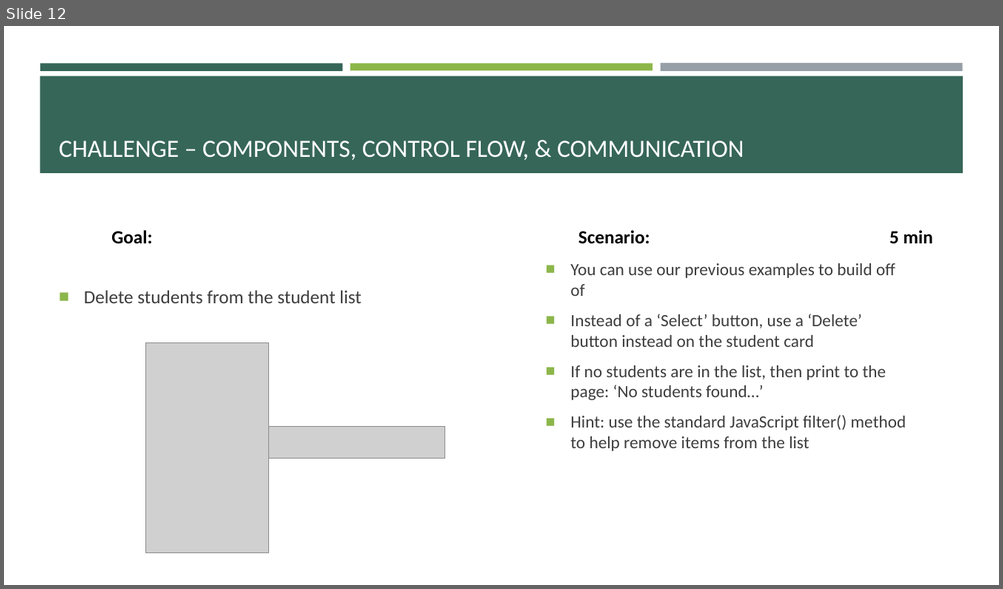
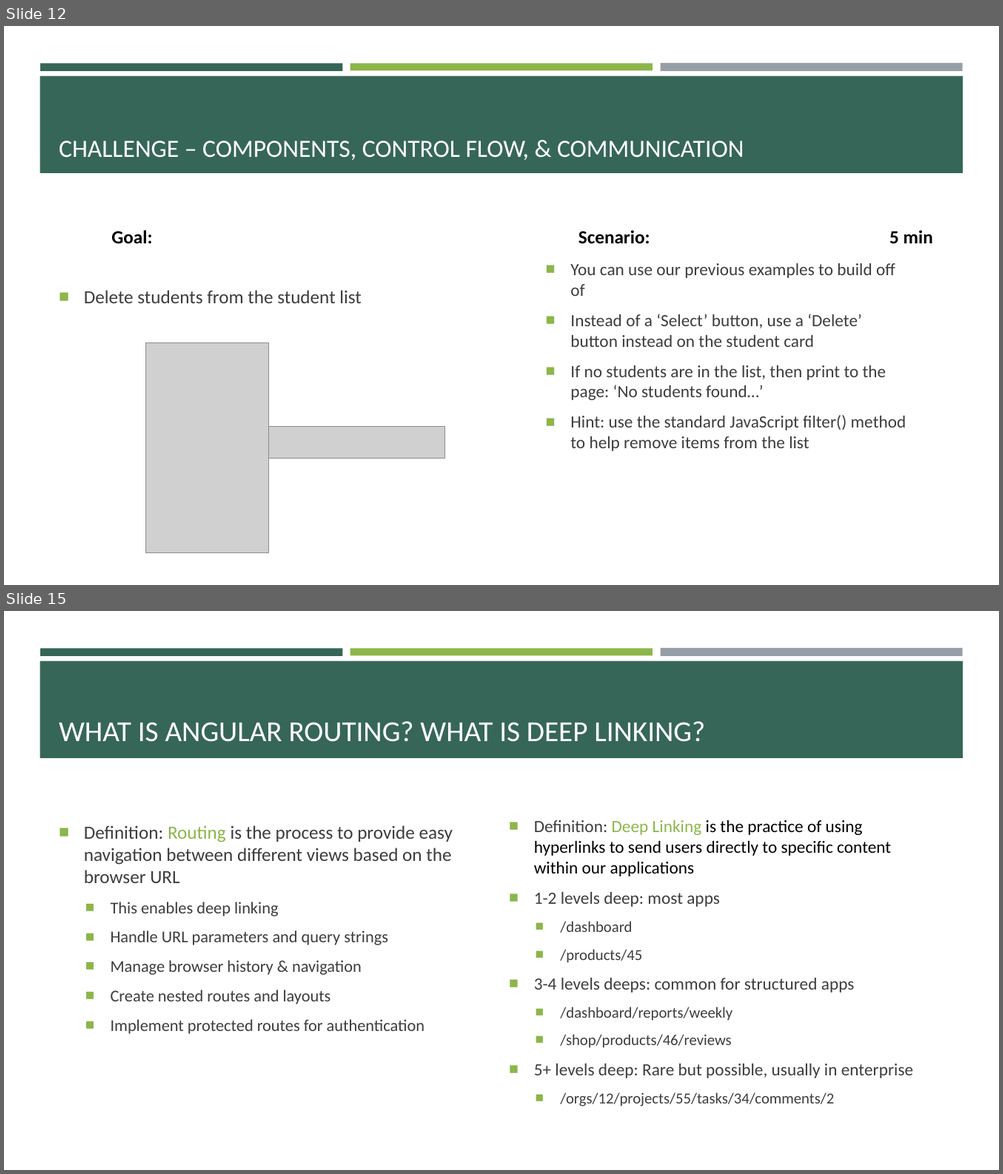
Before and after one commit to e-m-wilson/java-fs, a slide deck: Week_7/Angular.pptx. Shown one above the other, each under a label of ours: slide 12 before the commit, slides 12 and 15 after it; the slides between them are not shown. The pictures are 1003x589 and 1003x1174 pixels, drawn with LibreOffice and Linux fonts; fonts in the diff are those of the drawing; grey boxes stand for pictures. Boxes give left, top, right and bottom in pixels: in the first picture for what was removed or moved away, otherwise in the second. Text is boxed around its words. In the diff, an @@ line names an element or a change of style, - is before the commit and + after.

```diff
--- a/Week_7/Angular.pptx
+++ b/Week_7/Angular.pptx
@@ slide 15 added at [4,611,999,1170], background #FFFFFF; not listed: 4 template elements that a slide beside it also shows @@
@@ title added at [59,721,705,742], 28 pt, text #FFFFFF @@
+WHAT IS ANGULAR ROUTING? WHAT IS DEEP LINKING?
@@ text added at [84,826,452,1034], 16 pt, text #3D3D3D @@
+■ Definition: Routing is the process to provide easy navigation between different views based on the browser URL
+  ■ This enables deep linking
+  ■ Handle URL parameters and query strings
+  ■ Manage browser history & navigation
+  ■ Create nested routes and layouts
+  ■ Implement protected routes for authentication
@@ text added at [534,820,913,1107], 16.6 pt, text #3D3D3D @@
+■ Definition: Deep Linking is the practice of using hyperlinks to send users directly to specific content within our applications
+■ 1-2 levels deep: most apps
+  ■ /dashboard
+  ■ /products/45
+■ 3-4 levels deeps: common for structured apps
+  ■ /dashboard/reports/weekly
+  ■ /shop/products/46/reviews
+■ 5+ levels deep: Rare but possible, usually in enterprise
+  ■ /orgs/12/projects/55/tasks/34/comments/2
```
Also in this commit, not shown: 2 slides changed, 7 other slides added.
